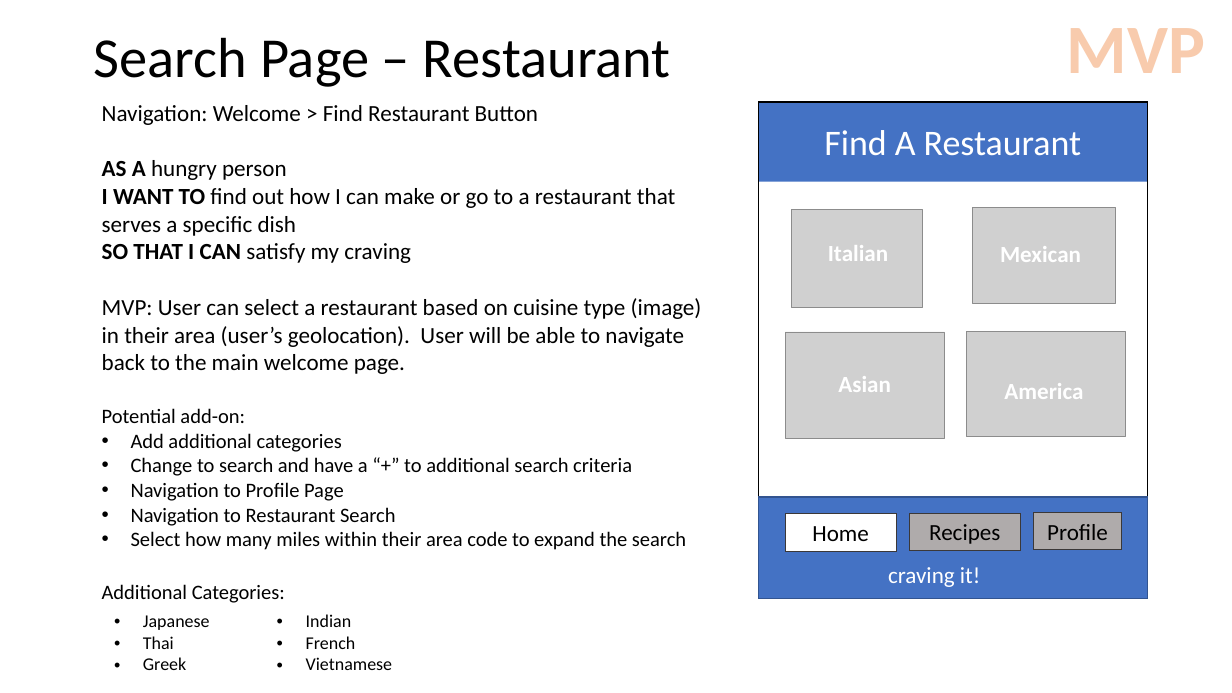
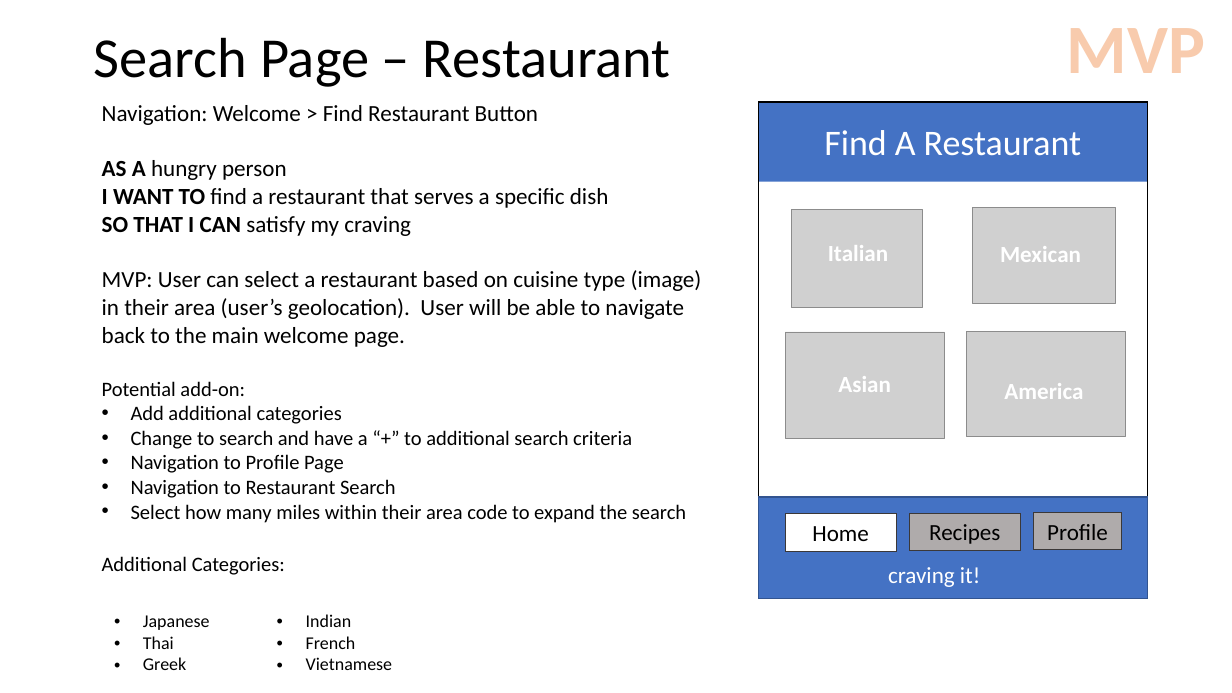
Before and after one commit to christinena-msr/crave_masters, a slide deck: slide 9 of WireFrames.pptx. Drawn at 1232x693 pixels with LibreOffice and Linux fonts; fonts in the diff are those of the drawing; grey boxes stand for pictures. Boxes give left, top, right and bottom in pixels: in the first picture for what was removed or moved away, otherwise in the second. Text is boxed around its words. In the diff, an @@ line names an element or a change of style, - is before the commit and + after.

```diff
--- a/WireFrames.pptx
+++ b/WireFrames.pptx
@@ text at <box>102,160,609,236</box>: text changed @@
-AS A hungry person
-I WANT TO find out how I can make or go to a restaurant that serves a specific dish
-SO THAT I CAN satisfy my craving
+AS A hungry person
+I WANT TO find a restaurant that serves a specific dish
+SO THAT I CAN satisfy my craving
```
Also in this commit, not shown: 5 other slides changed, 3 other files.
